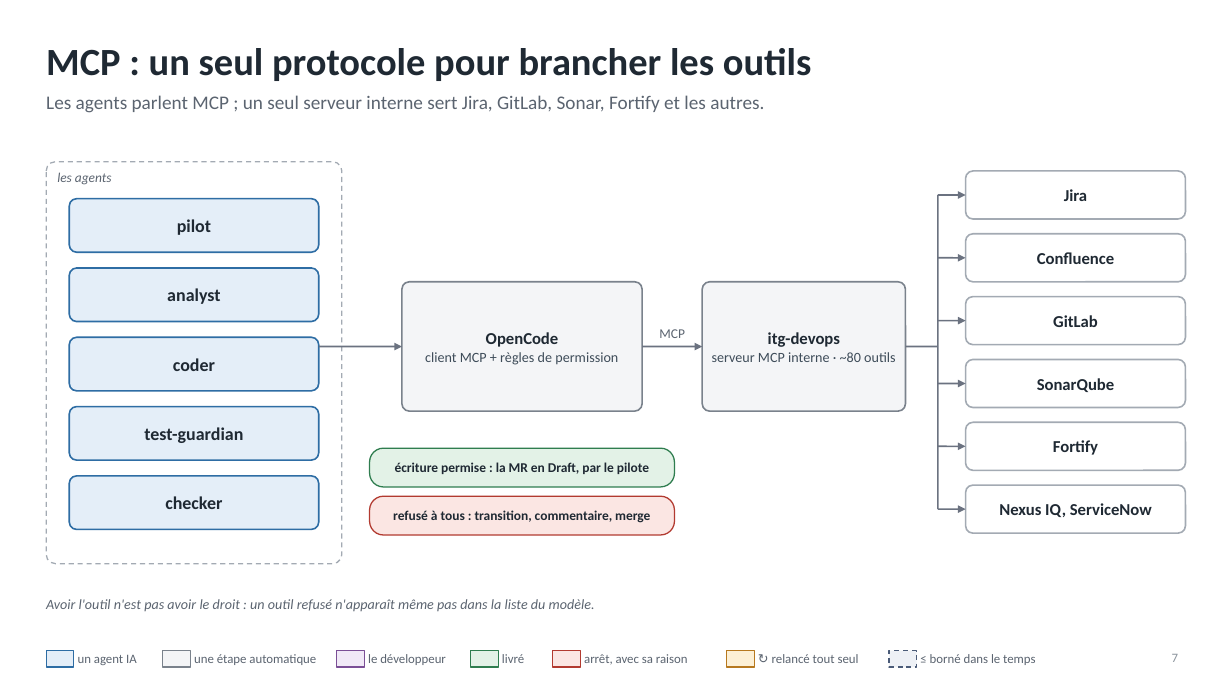
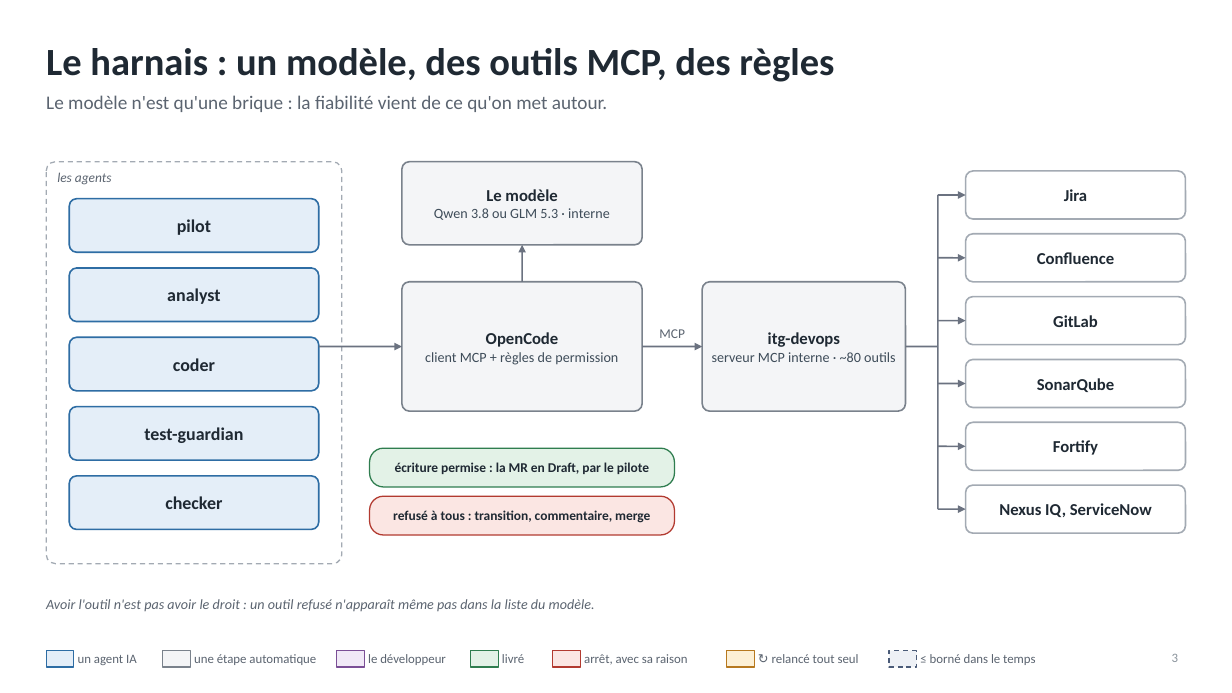
Before and after one commit to RabieDerouiche/OpenRDCode, a slide deck: slide 3 of opencode-v2/docs/presentation-tech-leads.pptx (slide 7 before the commit). Drawn at 1232x693 pixels with LibreOffice and Linux fonts; fonts in the diff are those of the drawing. Boxes give left, top, right and bottom in pixels: in the first picture for what was removed or moved away, otherwise in the second. Text is boxed around its words. In the diff, an @@ line names an element or a change of style, - is before the commit and + after.

```diff
--- a/opencode-v2/docs/presentation-tech-leads.pptx
+++ b/opencode-v2/docs/presentation-tech-leads.pptx
@@ title at (46,48,834,82): text changed @@
-MCP : un seul protocole pour brancher les outils
+Le harnais : un modèle, des outils MCP, des règles
@@ text at (46,95,607,112): text changed @@
-Les agents parlent MCP ; un seul serveur interne sert Jira, GitLab, Sonar, Fortify et les autres.
+Le modèle n'est qu'une brique : la fiabilité vient de ce qu'on met autour.
@@ rounded rectangle added at (402,162,642,245), fill #F4F5F7, outline #7A828C 1.25 pt, 11 pt, text #3E4C59 @@
+Le modèle
+Qwen 3.8 ou GLM 5.3 · interne
@@ arrow added from (522, 282) to (522, 245), #6B7280 1.25 pt @@
@@ page number at (1172,654,1178,662): text changed @@
-7
+3
```
Also in this commit, not shown: 6 other slides changed, 1 slide added, 17 slides removed, 3 other files.
